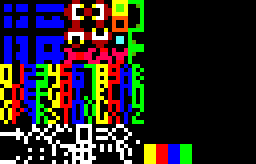
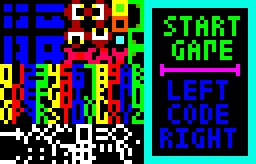
Two versions of the same layered image (w=256, h=164). Layer-by-layer changes:
painted on "Layer" over 144, 0, 256, 164
